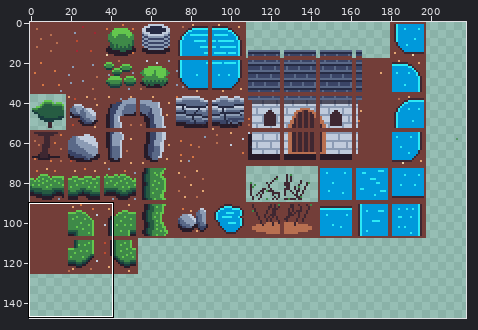
A pixel-art file gets an edit: raw/outside-tiles.aseprite. The first picture is a wide view before the edit; the outline marks the close-up.
Close-up. Before the edit:
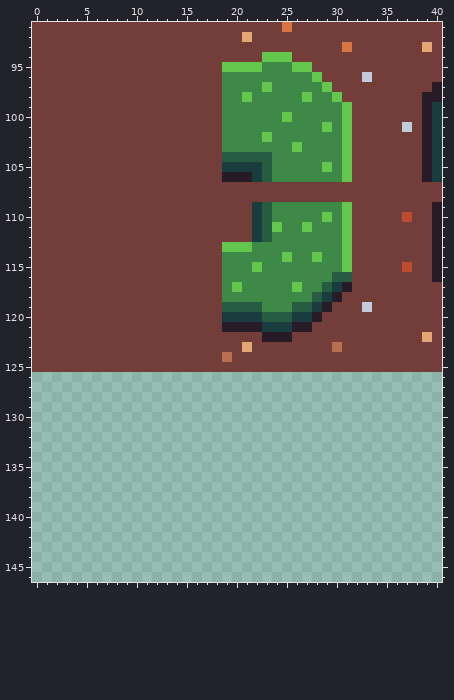
252x252 pixels, 1 frame. Shown: x 0..40, y 91..146. The wide view leaves out empty margins.
Now the later version:
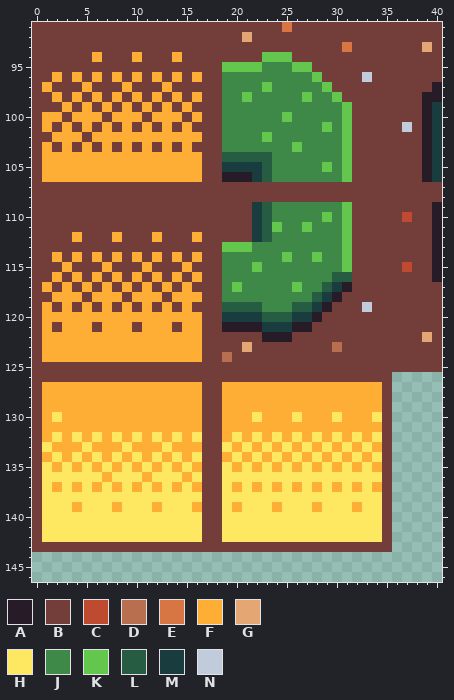
Palette (. is transparent): A #271b28  B #733e39  C #be4a2f  D #b86f50  E #d77643  F #feae34  G #e4a672  H #fee761  J #3e8948  K #63c74d  L #265c42  M #193c3e  N #c0cbdc
The edit:
Changed rows in their new state; - is an unchanged pixel.
Layers "Group 1/tiledetails", "Group 1/ground":
first column x 1:
 94 -----F---F---F--
 96 -F-F-F-F-F-F-F-F
 97 F---F---F---F---
 98 -F-F-F-F-F-F-F-F
 99 --F-F-F-F-F-F-F-
100 FF-FFF-FFF-FFF-F
101 F-F-F-F-F-F-F-F-
102 -FFF-FFFFFFFFFFF
103 F-F-F-F-F-F-F-F-
104 FFFFFFFFFFFFFFFF
105 FFFFFFFFFFFFFFFF
106 FFFFFFFFFFFFFFFF
first column x 0:
112 ----F---F---F---F-------------------
114 --F-F-F-F-F-F-F-F-------------------
115 ---F---F---F---F--------------------
116 --F-F-F-F-F-F-F-F-------------------
117 -F-F-F-F-F-F-F-F--------------------
118 --FFF-FFF-FFF-FFF-------------------
119 -F-F-F-F-F-F-F-F--------------------
120 -FFFFFFFFFFFFFFFF-------------------
121 -F-FFF-FFF-FFF-FF-------------------
122 -FFFFFFFFFFFFFFFF-------------------
123 -FFFFFFFFFFFFFFFF-------------------
124 -FFFFFFFFFFFFFFFF-------------------
126 BBBBBBBBBBBBBBBBBBBBBBBBBBBBBBBBBBBB
127 BFFFFFFFFFFFFFFFFBBFFFFFFFFFFFFFFFFB
128 BFFFFFFFFFFFFFFFFBBFFFFFFFFFFFFFFFFB
129 BFFFFFFFFFFFFFFFFBBFFFFFFFFFFFFFFFFB
130 BFHFFFFFFFFFFFFFFBBFFFHFFFHFFFHFFFHB
131 BFFFFFFFFFFFFFFFFBBFFFFFFFFFFFFFFFFB
132 BFHFHFHFHFHFHFHFHBBFHFHFHFHFHFHFHFHB
133 BHFFFHFFFHFFFHFFFBBHFHFHFHFHFHFHFHFB
134 BFHFHFHFHFHFHFHFHBBFHFHFHFHFHFHFHFHB
135 BHFHFHFHFHFHFHFHFBBHFHFHFHFHFHFHFHFB
136 BHHHHHHFHHHFHHHFHBBHHHHHHHHHHHHHHHHB
137 BHFHFHFHFHFHFHFHFBBHFHFHFHFHFHFHFHFB
138 BHHHHHHHHHHHHHHHHBBHHHHHHHHHHHHHHHHB
139 BHHHFHHHFHHHFHHHFBBHFHHHFHHHFHHHFHHB
140 BHHHHHHHHHHHHHHHHBBHHHHHHHHHHHHHHHHB
141 BHHHHHHHHHHHHHHHHBBHHHHHHHHHHHHHHHHB
142 BHHHHHHHHHHHHHHHHBBHHHHHHHHHHHHHHHHB
143 BBBBBBBBBBBBBBBBBBBBBBBBBBBBBBBBBBBB
